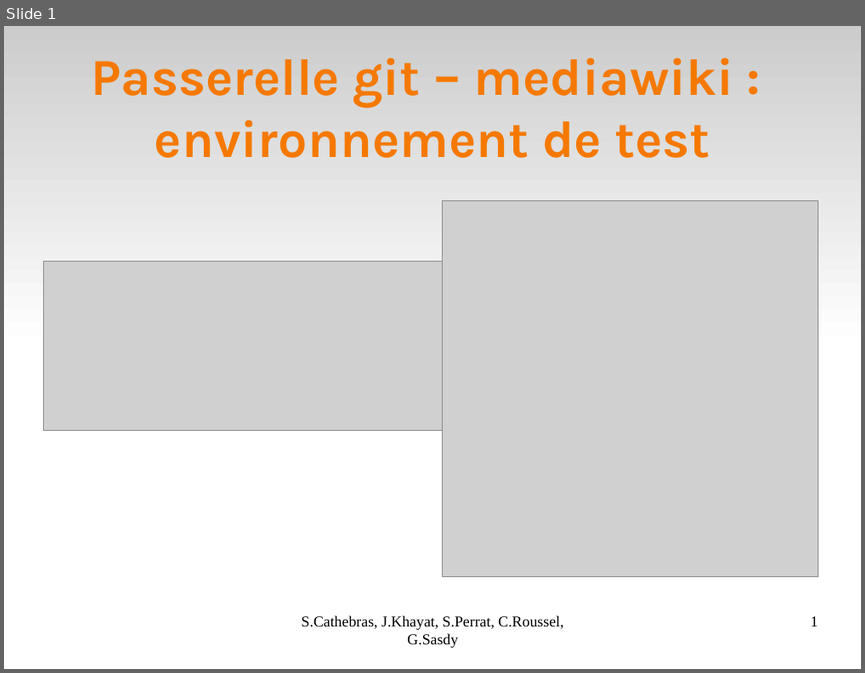
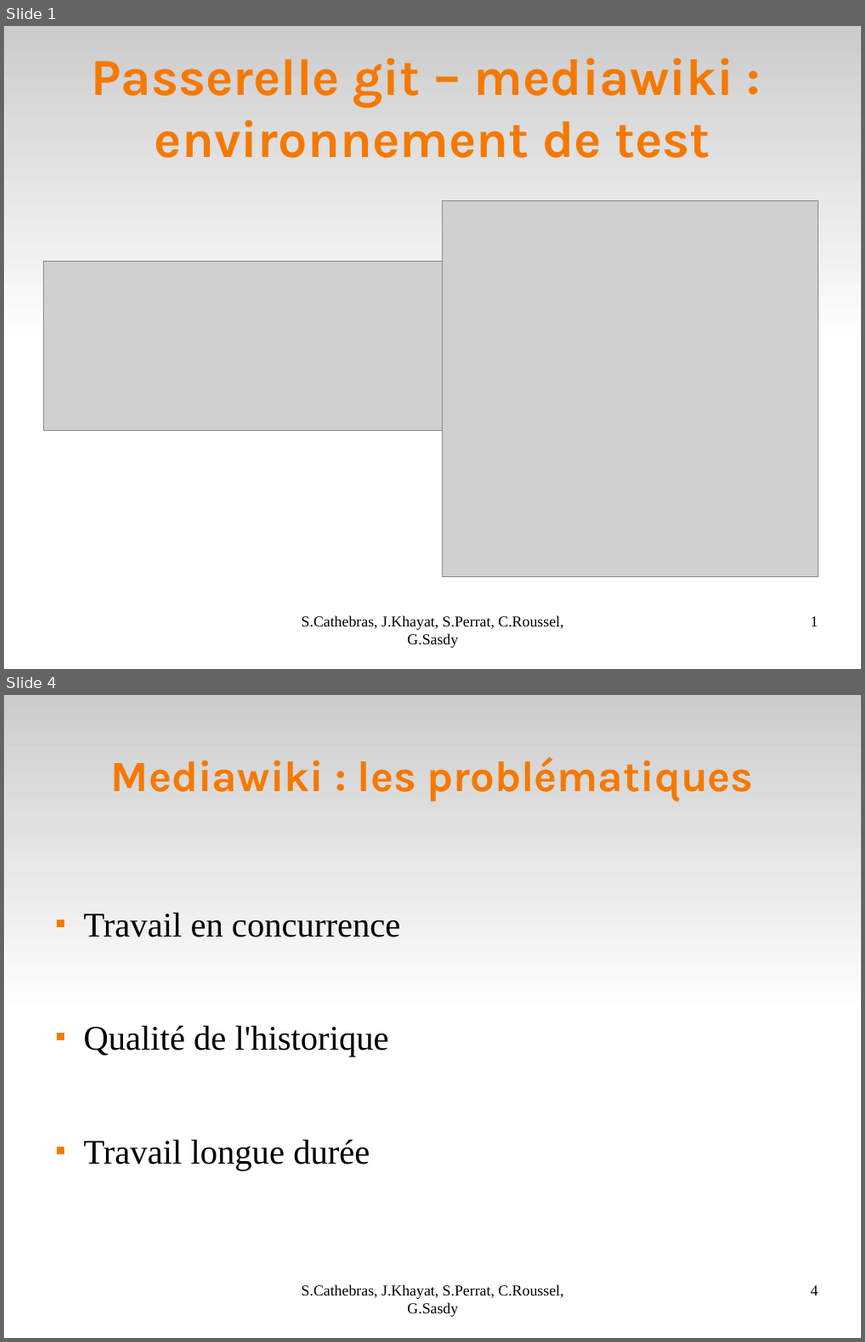
Before and after one commit to Darktrop/git-mediawiki-ensimag, a slide deck: sheme/presoutenance/Bilan.odp. Shown one above the other, each under a label of ours: slide 1 before the commit, slides 1 and 4 after it; the slides between them are not shown. The pictures are 865x673 and 865x1342 pixels, drawn with LibreOffice and Linux fonts; fonts in the diff are those of the drawing; grey boxes stand for pictures. Boxes give left, top, right and bottom in pixels: in the first picture for what was removed or moved away, otherwise in the second. Text is boxed around its words. In the diff, an @@ line names an element or a change of style, - is before the commit and + after.

```diff
--- a/sheme/presoutenance/Bilan.odp
+++ b/sheme/presoutenance/Bilan.odp
@@ slide 4 added at [4,695,861,1338], background #FFFFFF; not listed: 1 template element that a slide beside it also shows @@
@@ title added at [111,757,754,801], 40 pt, text #F57900, bold @@
+Mediawiki : les problématiques
@@ text added at [84,912,400,1170], 32 pt, text #000000 @@
+■ Travail en concurrence
+■ Qualité de l'historique
+■ Travail longue durée
@@ text added at [302,1284,563,1316], 14 pt, text #000000 @@
+S.Cathebras, J.Khayat, S.Perrat, C.Roussel, G.Sasdy
@@ page number added at [811,1285,818,1295], 14 pt, text #000000 @@
+4
```
Also in this commit, not shown: 5 slides changed, 6 other slides added.
